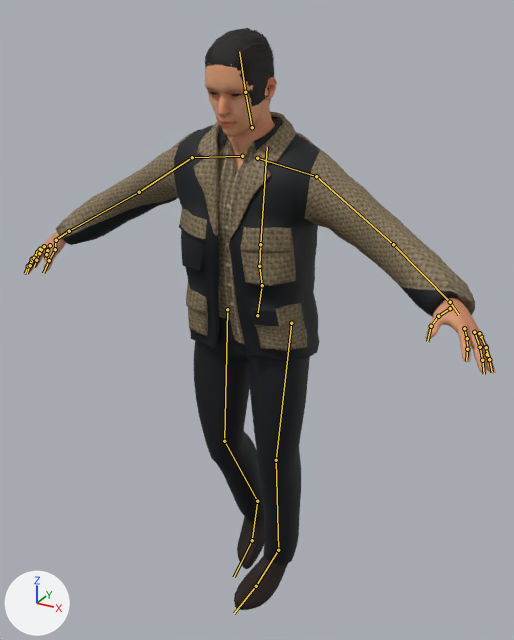
One commit to the glTF model public/models/npcs/parkhurst-architect.glb: the scene before it, then after it.
Camera for both pictures: a 50 mm lens placed at (0.969, -1.772, 1.85), pointed at (-0.044, 0.071, 0.929). Every picture has the same lights, and +X, +Y and +Z are marked at lower left. The older version comes first. Both versions are drawn at frame 17 of the action 'sprint'; the numbers are the values there. The bones that change, and the others that lie on the model, are drawn over the model as lines.

The first picture shows 'EyesMesh', 'HairShoesMesh', 'OutfitMesh', 'SkinMesh'.
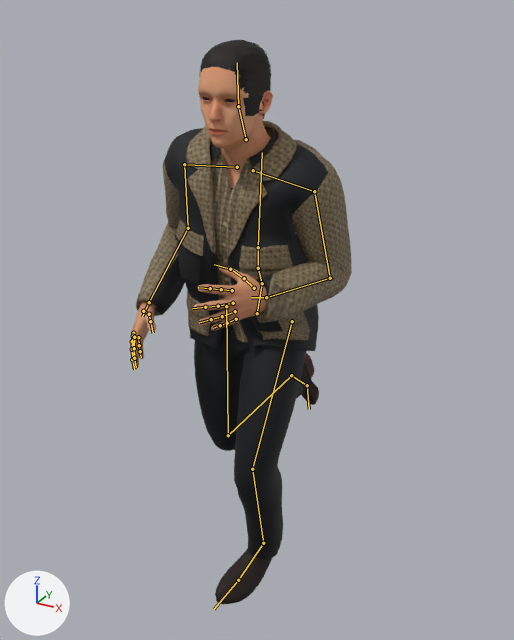
Changed parts and their boxes (x1, y1, x2, y2) in the pictures (514 x 640 px):
'OutfitMesh', posed (48% narrower): before (56, 112, 475, 565); after (136, 121, 352, 560)
'SkinMesh', posed: before (24, 64, 495, 373); after (130, 66, 273, 369)
'HairShoesMesh', posed (45% wider): before (205, 28, 288, 610); after (198, 39, 319, 604)
'EyesMesh', posed (6% wider): before (210, 92, 241, 97); after (202, 97, 235, 102)
bone 'Hips', root to tip: before (257, 315) to (262, 285); after (257, 313) to (262, 283)
bone 'Spine', root to tip: before (262, 285) to (259, 266); after (262, 283) to (258, 268)
bone 'Chest', root to tip: before (259, 266) to (260, 244); after (258, 268) to (258, 247)
bone 'UpperArm_L', root to tip: before (316, 176) to (393, 244); after (314, 191) to (330, 278)
bone 'LowerArm_L', root to tip: before (393, 244) to (450, 302); after (330, 278) to (266, 297)
bone 'UpperArm_R', root to tip: before (192, 157) to (139, 192); after (184, 164) to (188, 228)
bone 'LowerArm_R', root to tip: before (139, 192) to (69, 231); after (188, 228) to (149, 302)
bone 'Head', root to tip: before (245, 92) to (239, 51); after (238, 106) to (237, 62)
bone 'UpperLeg_L', root to tip: before (291, 323) to (276, 460); after (292, 321) to (252, 469)
bone 'LowerLeg_L', root to tip: before (276, 460) to (278, 550); after (252, 469) to (263, 543)
bone 'Foot_L', root to tip: before (278, 550) to (256, 586); after (263, 543) to (238, 580)
bone 'UpperLeg_R', root to tip: before (227, 309) to (224, 441); after (226, 306) to (228, 435)
bone 'LowerLeg_R', root to tip: before (224, 441) to (257, 501); after (228, 435) to (291, 375)
bone 'Foot_R', root to tip: before (257, 501) to (252, 540); after (291, 375) to (307, 385)

Patch to the scene script:
```diff
--- a/public/models/npcs/parkhurst-architect.glb.py
+++ b/public/models/npcs/parkhurst-architect.glb.py
@@ bone_hips @@
 bone_hips = bpy.data.objects['Npc_parkhurst-architect'].pose.bones['Hips']  # child of 'Root'
-bone_hips.location = (0.0, -0.038, -0.014)
-bone_hips.rotation_quaternion = (1.0, 0.01, 0.006, -0.001)  # degrees (1, 1, 0)
+bone_hips.location = (0.0, -0.032, -0.012)
+bone_hips.rotation_quaternion = (0.999, 0.027, 0.037, -0.009)  # degrees (3, 4, -1)
@@ bone_spine @@
 bone_spine = bpy.data.objects['Npc_parkhurst-architect'].pose.bones['Spine']  # child of 'Hips'
-bone_spine.rotation_quaternion = (0.995, 0.064, -0.008, -0.013)  # degrees (7, -1, -1)
+bone_spine.rotation_quaternion = (0.986, 0.167, -0.019, -0.007)  # degrees (19, -2, -1)
@@ bone_chest @@
 bone_chest = bpy.data.objects['Npc_parkhurst-architect'].pose.bones['Chest']  # child of 'Spine'
-bone_chest.rotation_quaternion = (0.999, -0.026, -0.001, -0.001)  # degrees (-3, 0, 0)
+bone_chest.rotation_quaternion = (0.998, -0.068, -0.004, -0.008)  # degrees (-8, -1, -1)
@@ bone_upperarm_l @@
 bone_upperarm_l = bpy.data.objects['Npc_parkhurst-architect'].pose.bones['UpperArm_L']  # child of 'clavicle_l'
-bone_upperarm_l.rotation_quaternion = (0.93, 0.081, -0.157, 0.137)  # degrees (7, -20, 16)
+bone_upperarm_l.rotation_quaternion = (0.949, 0.003, 0.155, -0.27)  # degrees (-5, 17, -32)
@@ bone_lowerarm_l @@
 bone_lowerarm_l = bpy.data.objects['Npc_parkhurst-architect'].pose.bones['LowerArm_L']  # child of 'UpperArm_L'
-bone_lowerarm_l.rotation_quaternion = (0.932, -0.042, 0.0, -0.004)  # degrees (-5, 0, -1)
+bone_lowerarm_l.rotation_quaternion = (0.835, 0.547, 0.0, 0.054)  # degrees (66, -3, 5)
@@ bone_upperarm_r @@
 bone_upperarm_r = bpy.data.objects['Npc_parkhurst-architect'].pose.bones['UpperArm_R']  # child of 'clavicle_r'
-bone_upperarm_r.rotation_quaternion = (0.953, -0.045, -0.014, -0.137)  # degrees (-5, -2, -16)
+bone_upperarm_r.rotation_quaternion = (0.955, -0.11, -0.122, 0.244)  # degrees (-16, -10, 30)
@@ bone_lowerarm_r @@
 bone_lowerarm_r = bpy.data.objects['Npc_parkhurst-architect'].pose.bones['LowerArm_R']  # child of 'UpperArm_R'
-bone_lowerarm_r.rotation_quaternion = (0.954, -0.127, 0.0, 0.013)  # degrees (-15, 0, 1)
+bone_lowerarm_r.rotation_quaternion = (0.959, 0.279, 0.0, -0.028)  # degrees (32, 1, -3)
@@ bone_head @@
 bone_head = bpy.data.objects['Npc_parkhurst-architect'].pose.bones['Head']  # child of 'neck_01'
-bone_head.rotation_quaternion = (0.989, 0.102, -0.001, 0.012)  # degrees (12, 0, 1)
+bone_head.rotation_quaternion = (0.996, -0.08, 0.003, 0.031)  # degrees (-9, 1, 4)
@@ bone_upperleg_l @@
 bone_upperleg_l = bpy.data.objects['Npc_parkhurst-architect'].pose.bones['UpperLeg_L']  # child of 'Hips'
-bone_upperleg_l.rotation_quaternion = (0.993, 0.009, -0.083, 0.069)  # degrees (0, -10, 8)
+bone_upperleg_l.rotation_quaternion = (-0.976, 0.133, 0.061, -0.16)  # degrees (-16, -4, 19)
@@ bone_lowerleg_l @@
 bone_lowerleg_l = bpy.data.objects['Npc_parkhurst-architect'].pose.bones['LowerLeg_L']  # child of 'UpperLeg_L'
-bone_lowerleg_l.rotation_quaternion = (0.986, 0.084, 0.0, -0.009)  # degrees (10, 0, -1)
+bone_lowerleg_l.rotation_quaternion = (0.948, 0.317, 0.0, -0.034)  # degrees (37, 1, -4)
@@ bone_foot_l @@
 bone_foot_l = bpy.data.objects['Npc_parkhurst-architect'].pose.bones['Foot_L']  # child of 'LowerLeg_L'
-bone_foot_l.rotation_quaternion = (0.985, -0.021, -0.077, 0.13)  # degrees (-4, -8, 15)
+bone_foot_l.rotation_quaternion = (0.983, -0.074, -0.074, 0.151)  # degrees (-10, -7, 18)
@@ bone_upperleg_r @@
 bone_upperleg_r = bpy.data.objects['Npc_parkhurst-architect'].pose.bones['UpperLeg_R']  # child of 'Hips'
-bone_upperleg_r.rotation_quaternion = (-0.991, -0.016, -0.091, 0.045)  # degrees (1, 11, -5)
+bone_upperleg_r.rotation_quaternion = (0.989, 0.038, 0.117, -0.055)  # degrees (4, 14, -6)
@@ bone_lowerleg_r @@
 bone_lowerleg_r = bpy.data.objects['Npc_parkhurst-architect'].pose.bones['LowerLeg_R']  # child of 'UpperLeg_R'
-bone_lowerleg_r.rotation_quaternion = (0.914, 0.212, 0.0, 0.023)  # degrees (26, -1, 3)
+bone_lowerleg_r.rotation_quaternion = (0.719, 0.689, 0.0, 0.075)  # degrees (87, -6, 6)
@@ bone_foot_r @@
 bone_foot_r = bpy.data.objects['Npc_parkhurst-architect'].pose.bones['Foot_R']  # child of 'LowerLeg_R'
-bone_foot_r.rotation_quaternion = (0.987, 0.107, 0.09, -0.072)  # degrees (12, 11, -7)
+bone_foot_r.rotation_quaternion = (0.97, 0.208, 0.121, -0.014)  # degrees (24, 14, 1)
```
